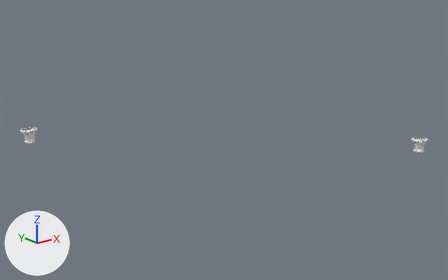
Renders of the OBJ model PantyHouse/models/plantflower.obj from each side of a commit.
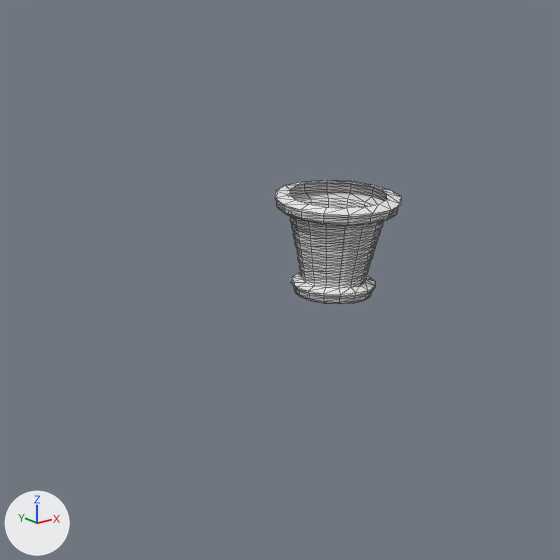
The first picture shows the older version from a 50 mm lens placed at (-610.0, -750.0, 303.0), pointed at (-6.0, 5.0, 1.0). The close-ups show both versions on the part from 84% to 100% of the width and 41% to 66% of the height of that picture. Lighting does not change. The marker at lower left points along +X, +Y and +Z. The close-ups show mesh edges as thin lines. Where no turn or scale is listed for an object, it has been applied to the vertices.

The scene before the commit, as lines of its bpy script (objects in view):
```python
mat_rubberplantpotted1flowershadersg1 = principled_material('rubberPlantPotted1FlowerShaderSG1')
mat_rubberplantpotted1flowershadersg1.base_color = (0.8, 0.8, 0.8)  # white #e7e7e7
mat_rubberplantpotted1flowershadersg1.roughness = 1.0
me_plantflower = bpy.data.meshes.new('plantflower')
me_plantflower.from_pydata(...)  # 1152 vertices, 2240 faces; spans x -274.0..274.0, y -195.0..195.0, z -26.0..26.0
me_plantflower.materials.append(mat_rubberplantpotted1flowershadersg1)  # white #e7e7e7
ob_plantflower = bpy.data.objects.new('plantflower', me_plantflower)
ob_plantflower.location = (0.0, 0.0, 0.0)
```
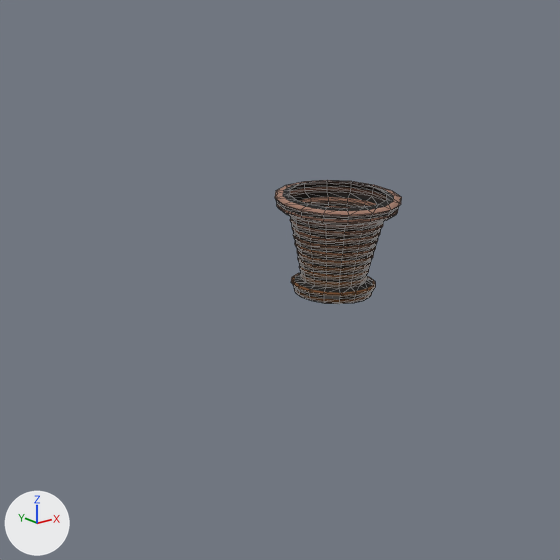
Where the change shows, as pixel boxes [x1, y1, x2, y2] in the close-ups (560 x 560 px):
'plantflower', surface changed
    both: [275, 180, 402, 304]

Diff of the bpy script that builds the scene:
```diff
--- a/PantyHouse/models/plantflower.obj.py
+++ b/PantyHouse/models/plantflower.obj.py
@@ img_ramp4_rubberplantpotted1flower_bmp @@
+img_ramp4_rubberplantpotted1flower_bmp = load_image('ramp4-rubberPlantPotted1Flower.bmp', '../textures/ramp4-rubberPlantPotted1Flower.bmp', 512, 512, 'sRGB')
@@ mat_rubberplantpotted1flowershadersg1 @@
 mat_rubberplantpotted1flowershadersg1 = principled_material('rubberPlantPotted1FlowerShaderSG1')
-mat_rubberplantpotted1flowershadersg1.base_color = (0.8, 0.8, 0.8)  # white #e7e7e7
-mat_rubberplantpotted1flowershadersg1.roughness = 1.0
+mat_rubberplantpotted1flowershadersg1.texture = img_ramp4_rubberplantpotted1flower_bmp
+mat_rubberplantpotted1flowershadersg1.roughness = 0.896
```
